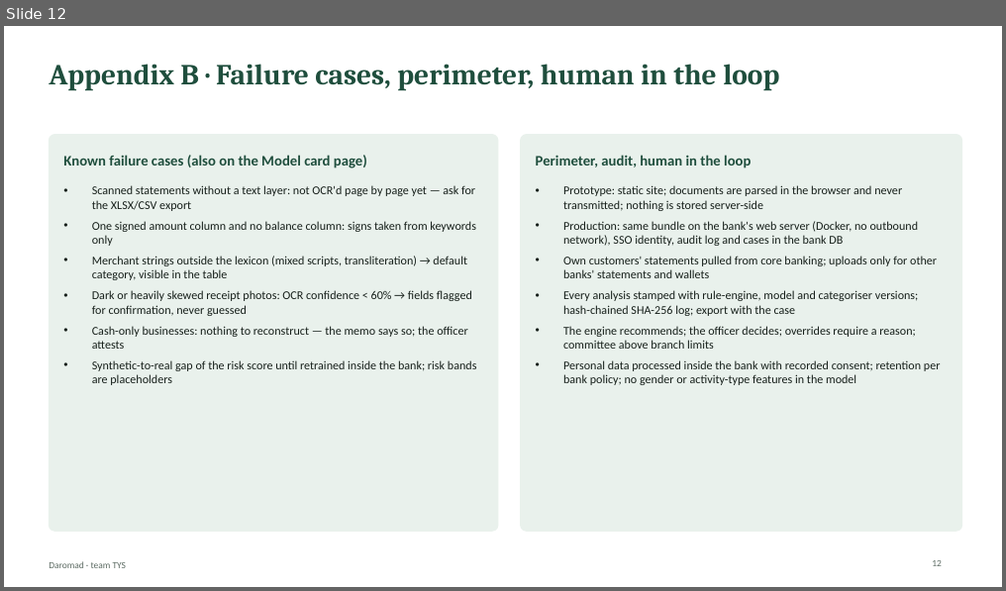
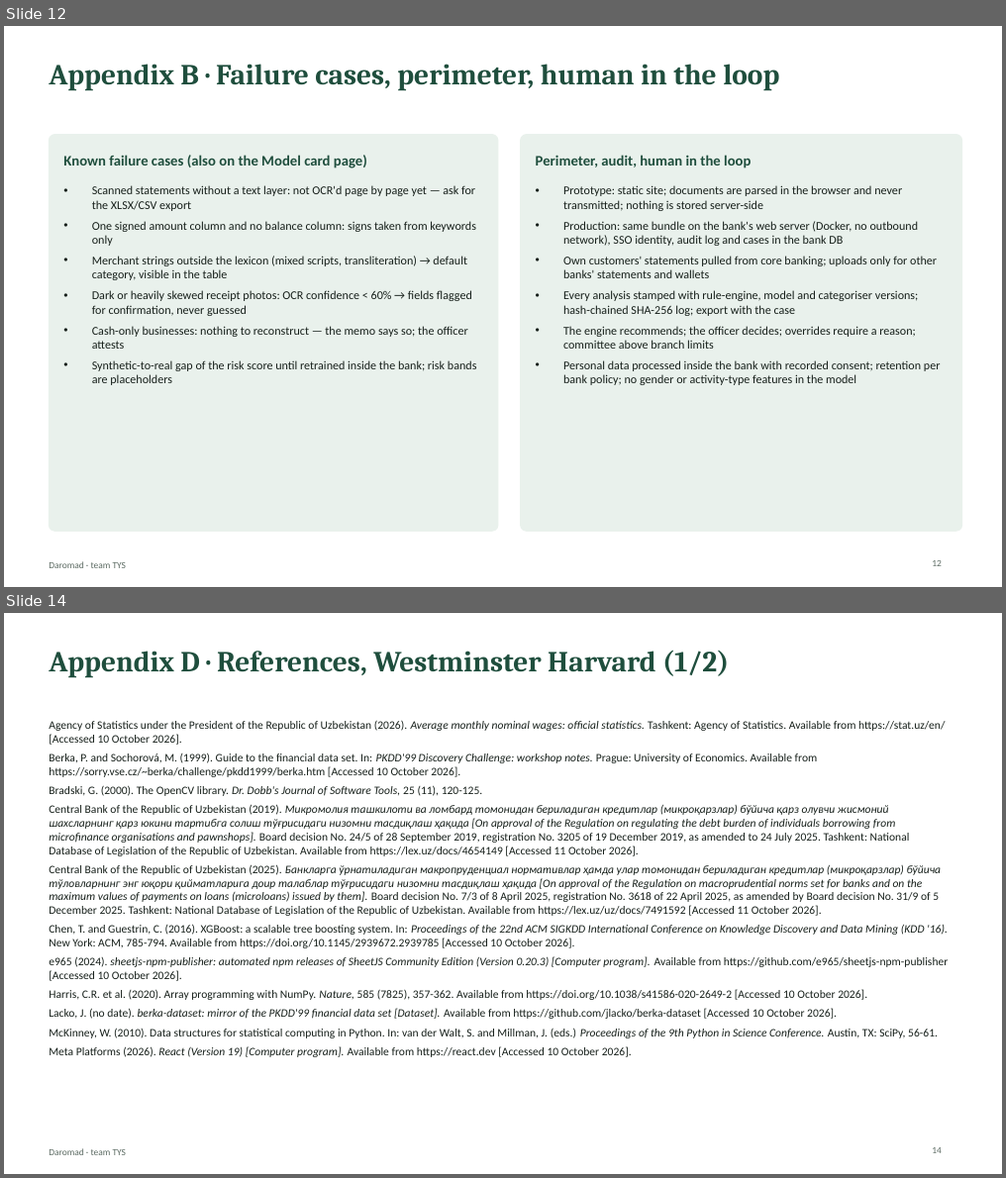
Before and after one commit to hmunisbekk-droid/TYS-fintech, a slide deck: deck/Daromad_TYS_deck.pptx. Shown one above the other, each under a label of ours: slide 12 before the commit, slides 12 and 14 after it; the slides between them are not shown. The pictures are 1006x591 and 1006x1178 pixels, drawn with LibreOffice and Linux fonts; fonts in the diff are those of the drawing. Boxes give left, top, right and bottom in pixels: in the first picture for what was removed or moved away, otherwise in the second. Text is boxed around its words. In the diff, an @@ line names an element or a change of style, - is before the commit and + after.

```diff
--- a/deck/Daromad_TYS_deck.pptx
+++ b/deck/Daromad_TYS_deck.pptx
@@ slide 14 added at <box>4,613,1002,1174</box>, background #FFFFFF; not listed: 1 template element that a slide beside it also shows @@
@@ title added at <box>49,650,729,678</box>, 28 pt, text #1F4E3D, bold @@
+Appendix D · References, Westminster Harvard (1/2)
@@ text added at <box>49,720,947,1058</box>, 11 pt, text #17201B @@
+Agency of Statistics under the President of the Republic of Uzbekistan (2026). Average monthly nominal wages: official statistics. Tashkent: Agency of Statistics. Available from https://stat.uz/en/ [Accessed 10 October 2026].
+Berka, P. and Sochorová, M. (1999). Guide to the financial data set. In: PKDD'99 Discovery Challenge: workshop notes. Prague: University of Economics. Available from https://sorry.vse.cz/~berka/challenge/pkdd1999/berka.htm [Accessed 10 October 2026].
+Bradski, G. (2000). The OpenCV library. Dr. Dobb's Journal of Software Tools, 25 (11), 120-125.
+Central Bank of the Republic of Uzbekistan (2019). Микромолия ташкилоти ва ломбард томонидан бериладиган кредитлар (микроқарзлар) бўйича қарз олувчи жисмоний шахсларнинг қарз юкини тартибга солиш тўғрисидаги низомни тасдиқлаш ҳақида [On approval of the Regulation on regulating the debt burden of individuals borrowing from microfinance organisations and pawnshops]. Board decision No. 24/5 of 28 September 2019, registration No. 3205 of 19 December 2019, as amended to 24 July 2025. Tashkent: National Database of Legislation of the Republic of Uzbekistan. Available from https://lex.uz/docs/4654149 [Accessed 11 October 2026].
+Central Bank of the Republic of Uzbekistan (2025). Банкларга ўрнатиладиган макропруденциал нормативлар ҳамда улар томонидан бериладиган кредитлар (микроқарзлар) бўйича тўловларнинг энг юқори қийматларига доир талаблар тўғрисидаги низомни тасдиқлаш ҳақида [On approval of the Regulation on macroprudential norms set for banks and on the maximum values of payments on loans (microloans) issued by them]. Board decision No. 7/3 of 8 April 2025, registration No. 3618 of 22 April 2025, as amended by Board decision No. 31/9 of 5 December 2025. Tashkent: National Database of Legislation of the Republic of Uzbekistan. Available from https://lex.uz/uz/docs/7491592 [Accessed 11 October 2026].
+Chen, T. and Guestrin, C. (2016). XGBoost: a scalable tree boosting system. In: Proceedings of the 22nd ACM SIGKDD International Conference on Knowledge Discovery and Data Mining (KDD '16). New York: ACM, 785-794. Available from https://doi.org/10.1145/2939672.2939785 [Accessed 10 October 2026].
+e965 (2024). sheetjs-npm-publisher: automated npm releases of SheetJS Community Edition (Version 0.20.3) [Computer program]. Available from https://github.com/e965/sheetjs-npm-publisher [Accessed 10 October 2026].
+Harris, C.R. et al. (2020). Array programming with NumPy. Nature, 585 (7825), 357-362. Available from https://doi.org/10.1038/s41586-020-2649-2 [Accessed 10 October 2026].
+Lacko, J. (no date). berka-dataset: mirror of the PKDD'99 financial data set [Dataset]. Available from https://github.com/jlacko/berka-dataset [Accessed 10 October 2026].
+McKinney, W. (2010). Data structures for statistical computing in Python. In: van der Walt, S. and Millman, J. (eds.) Proceedings of the 9th Python in Science Conference. Austin, TX: SciPy, 56-61.
+Meta Platforms (2026). React (Version 19) [Computer program]. Available from https://react.dev [Accessed 10 October 2026].
@@ page number added at <box>932,1148,942,1154</box>, 9 pt, text #5C6B63 @@
+14
```
Also in this commit, not shown: 8 slides changed, 1 other slide added, 9 other files.
